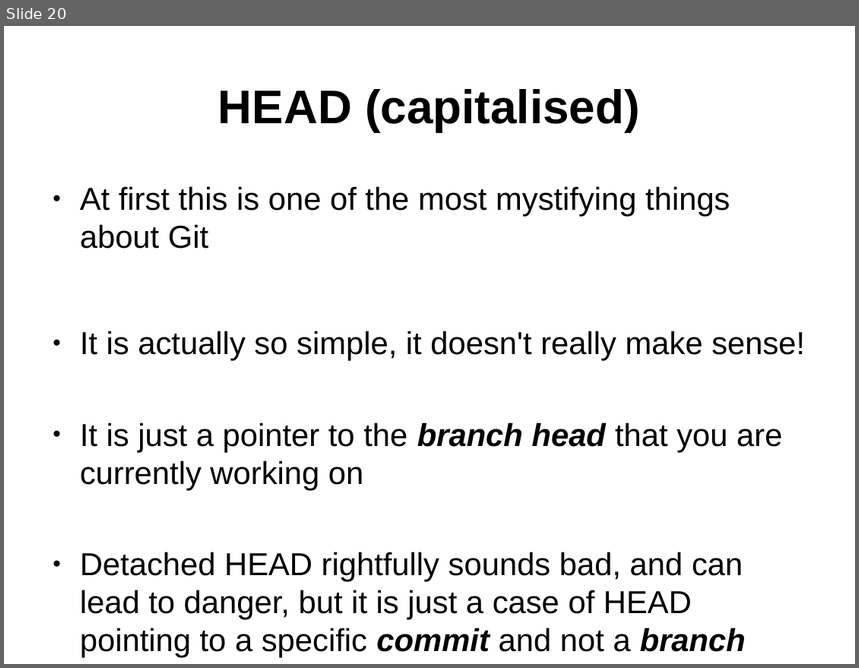
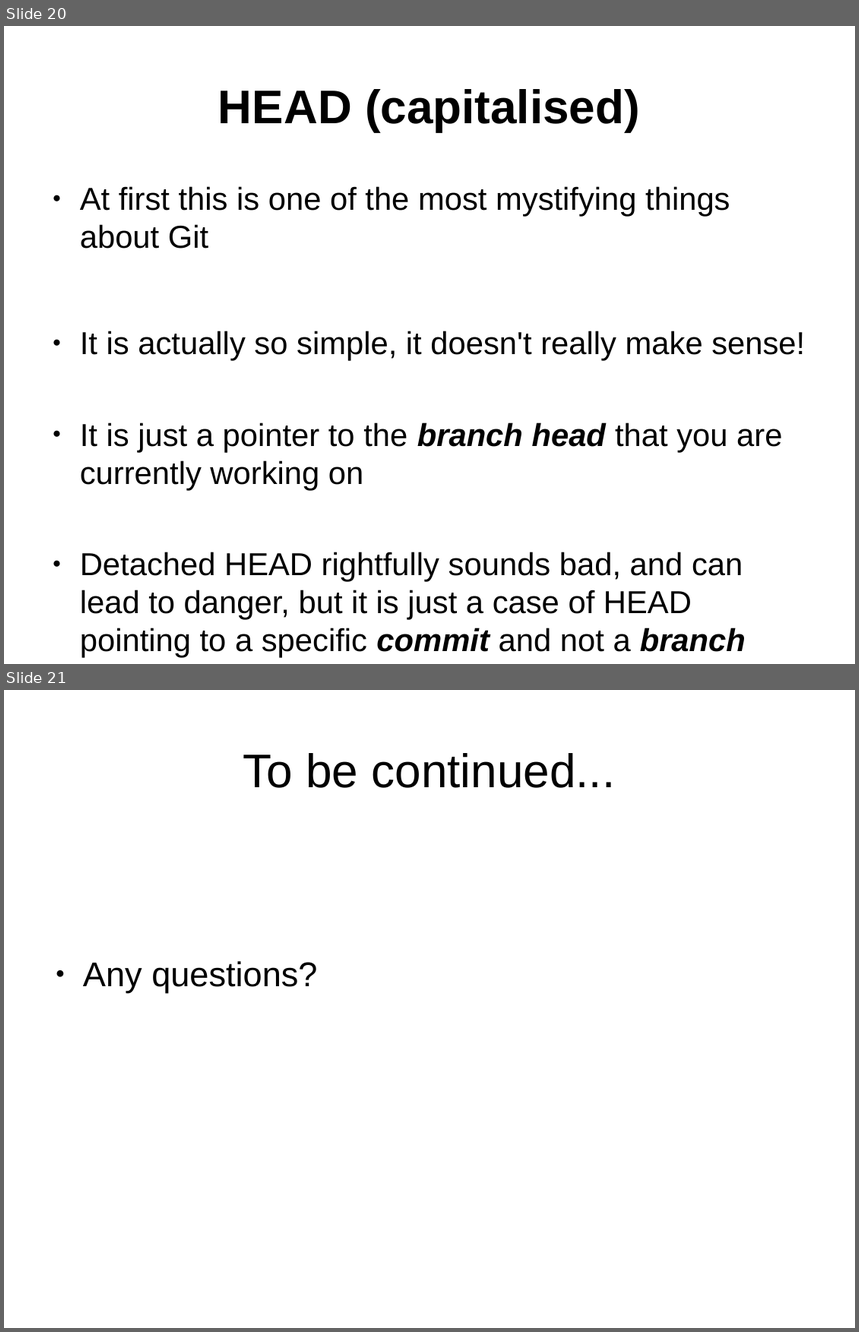
Before and after one commit to ifpingram/soslug, a slide deck: Understanding_Git_and_using_Github.odp. Shown one above the other, each under a label of ours: slide 20 before the commit, slides 20 and 21 after it. The pictures are 859x668 and 859x1332 pixels, drawn with LibreOffice and Linux fonts; fonts in the diff are those of the drawing. Boxes give left, top, right and bottom in pixels: in the first picture for what was removed or moved away, otherwise in the second. Text is boxed around its words. In the diff, an @@ line names an element or a change of style, - is before the commit and + after.

```diff
--- a/Understanding_Git_and_using_Github.odp
+++ b/Understanding_Git_and_using_Github.odp
@@ slide 21 added at box(4, 690, 855, 1328), background #FFFFFF @@
@@ title added at box(243, 753, 616, 788), 44 pt, text #000000 @@
+To be continued...
@@ text added at box(83, 961, 317, 992), 32 pt, text #000000 @@
+● Any questions?
```
Also in this commit, not shown: 1 slide changed, 1 other slide added.
